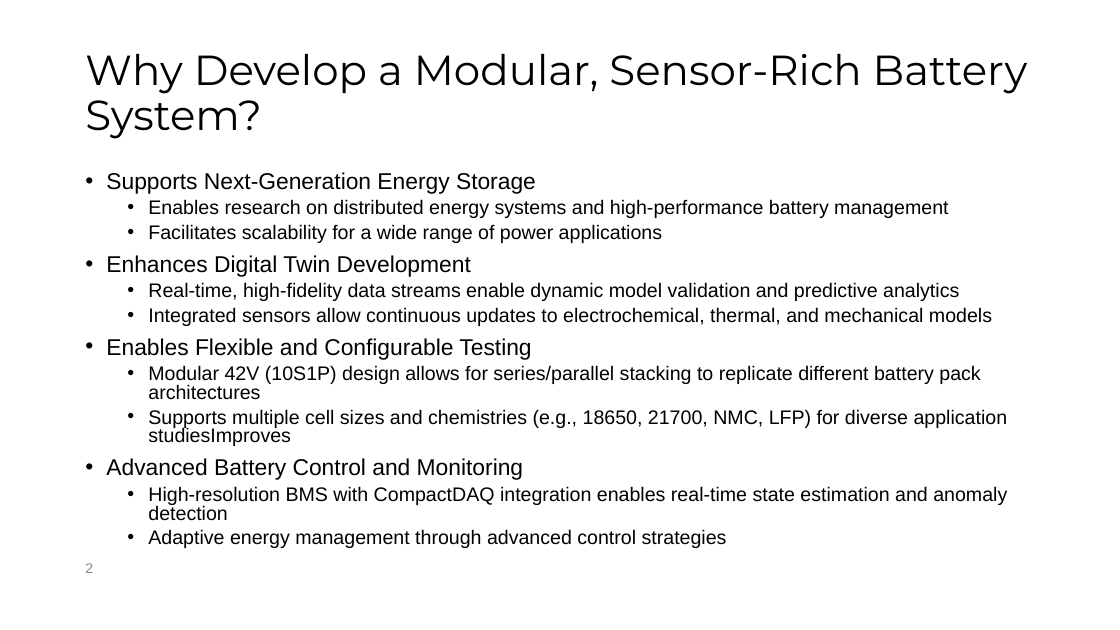
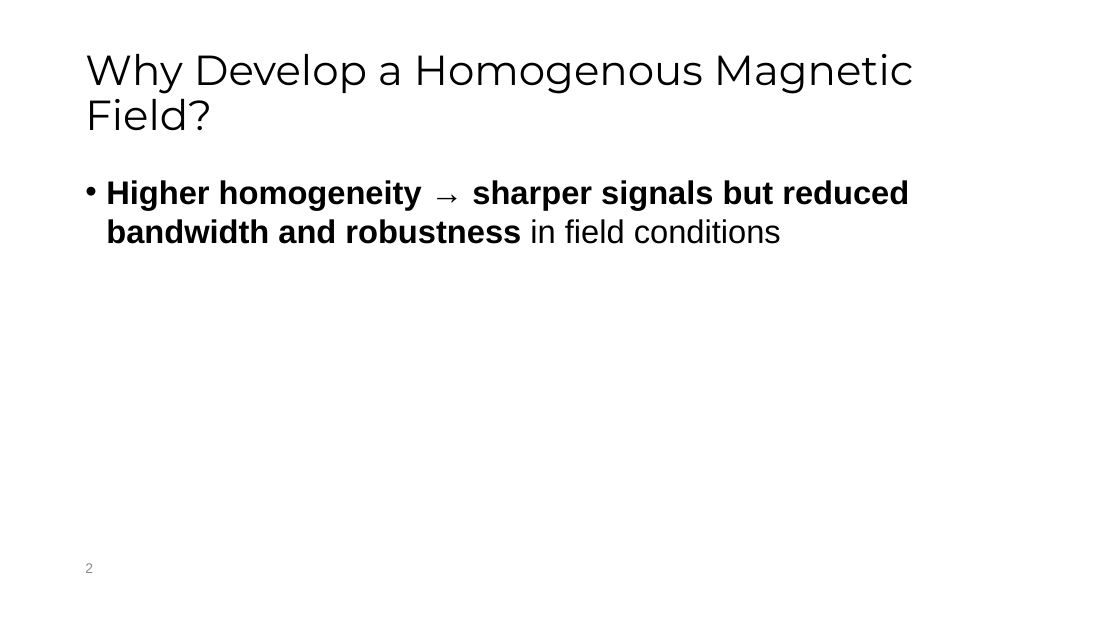
Before and after one commit to ARTS-Laboratory/Compact-NMR, a slide deck: slide 2 of System_development/magnet_design/design_considerations/magnet_design.pptx. Drawn at 1120x630 pixels with LibreOffice and Linux fonts; fonts in the diff are those of the drawing; background and template pictures are left out. Boxes give left, top, right and bottom in pixels: in the first picture for what was removed or moved away, otherwise in the second. Text is boxed around its words. In the diff, an @@ line names an element or a change of style, - is before the commit and + after.

```diff
--- a/System_development/magnet_design/design_considerations/magnet_design.pptx
+++ b/System_development/magnet_design/design_considerations/magnet_design.pptx
@@ title at bbox=[85, 54, 913, 131]: text changed @@
-Why Develop a Modular, Sensor-Rich Battery System?
+Why Develop a Homogenous Magnetic Field?
@@ text at bbox=[106, 180, 909, 244]: text changed; size 16.8 to 28 pt; bold on @@
-• Supports Next-Generation Energy Storage
-  • Enables research on distributed energy systems and high-performance battery management
-  • Facilitates scalability for a wide range of power applications
-• Enhances Digital Twin Development
-  • Real-time, high-fidelity data streams enable dynamic model validation and predictive analytics
-  • Integrated sensors allow continuous updates to electrochemical, thermal, and mechanical models
-• Enables Flexible and Configurable Testing
-  • Modular 42V (10S1P) design allows for series/parallel stacking to replicate different battery pack architectures
-  • Supports multiple cell sizes and chemistries (e.g., 18650, 21700, NMC, LFP) for diverse application studiesImproves
-• Advanced Battery Control and Monitoring
-  • High-resolution BMS with CompactDAQ integration enables real-time state estimation and anomaly detection
-  • Adaptive energy management through advanced control strategies
+• Higher homogeneity → sharper signals but reduced bandwidth and robustness in field conditions
```
Also in this commit, not shown: 1 other slide changed, 13 other files.
